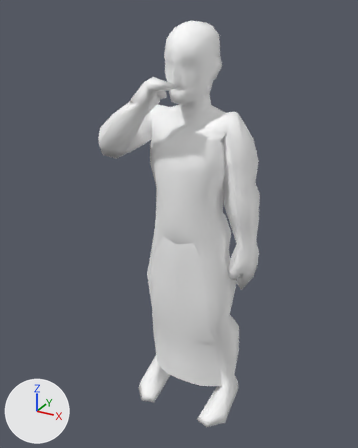
What one commit did to the Blender file blender/BrushTeeth.blend.
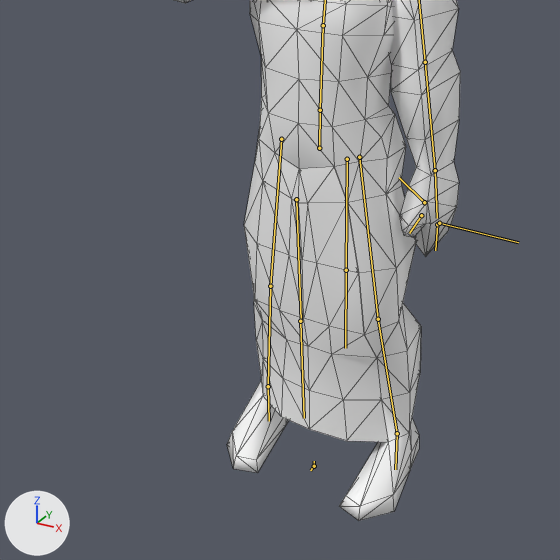
Old and new are each drawn whole from a 50 mm lens placed at (50.8, -95.0, 100.7), pointed at (-2.5, 1.9, 52.2) and again close up on the part from 6% to 87% of the width and 35% to 100% of the height. Lighting does not change. The marker at lower left points along +X, +Y and +Z. Both versions are drawn at frame 1 of the action 'BobAction'; the numbers are the values there. The bones that bend it are drawn over the model as lines in the close-ups. The close-ups show mesh edges as thin lines.

Objects in the first close-up: 'Body'.
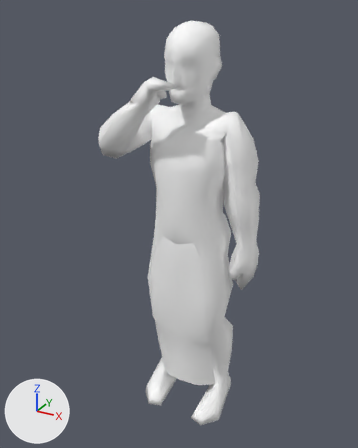
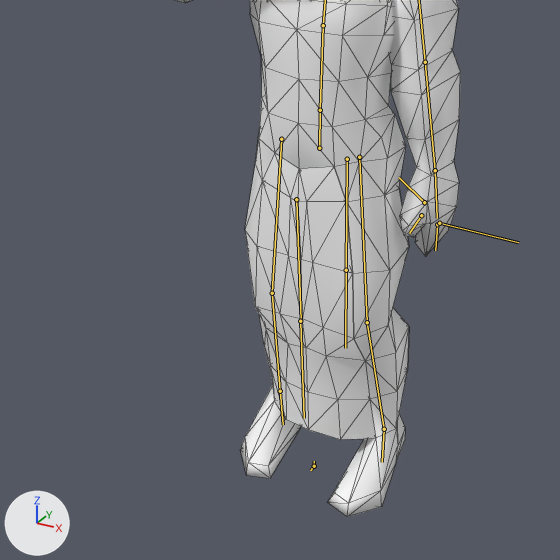
Location of each change, (x1, y1, x2, y2) in pixels of the close-ups (560 x 560 px):
'Body', posed
    before: (174, 0, 460, 521)
    after: (174, 0, 460, 517)

What the commit changed:
Bone 'IK_R_Calf' (bone_ik_r_calf) moves from (0.0, 0.0, 0.0) to (2.0, 0.0, 0.0).
Bone 'IK_L_Calf' (bone_ik_l_calf) moves from (0.0, 0.0, 0.0) to (-2.0, 0.0, 0.0).
